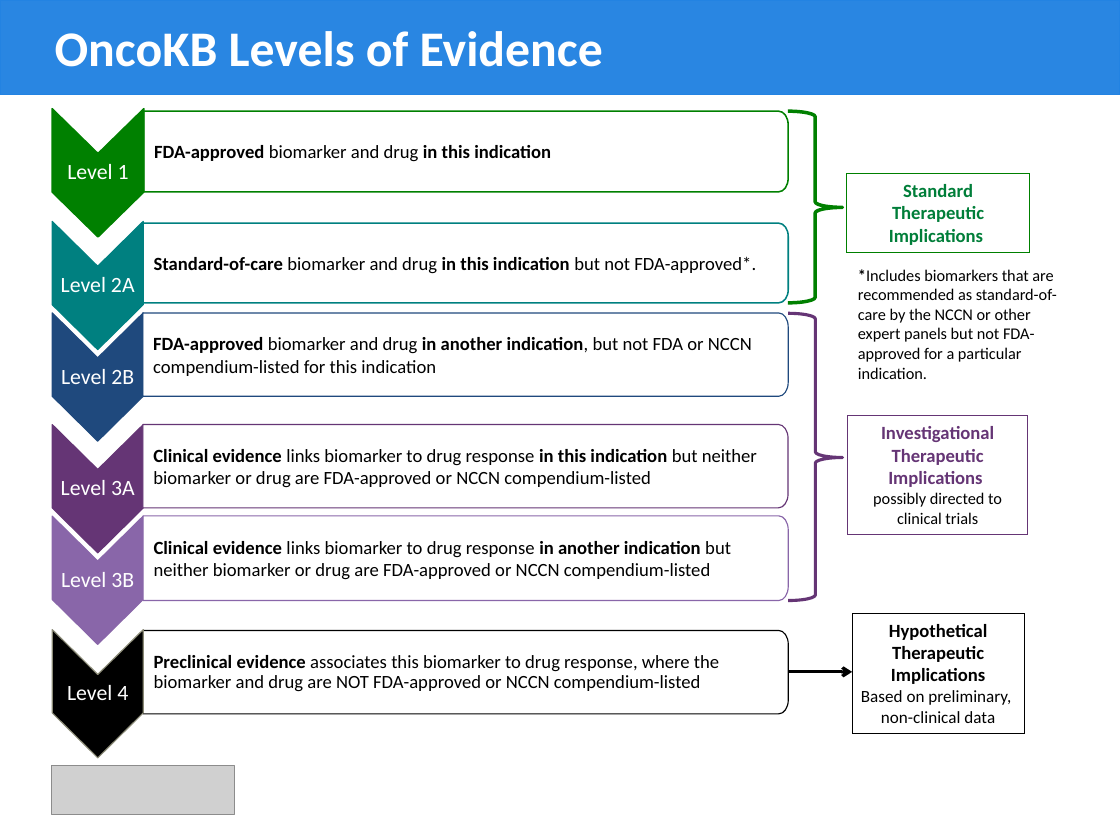
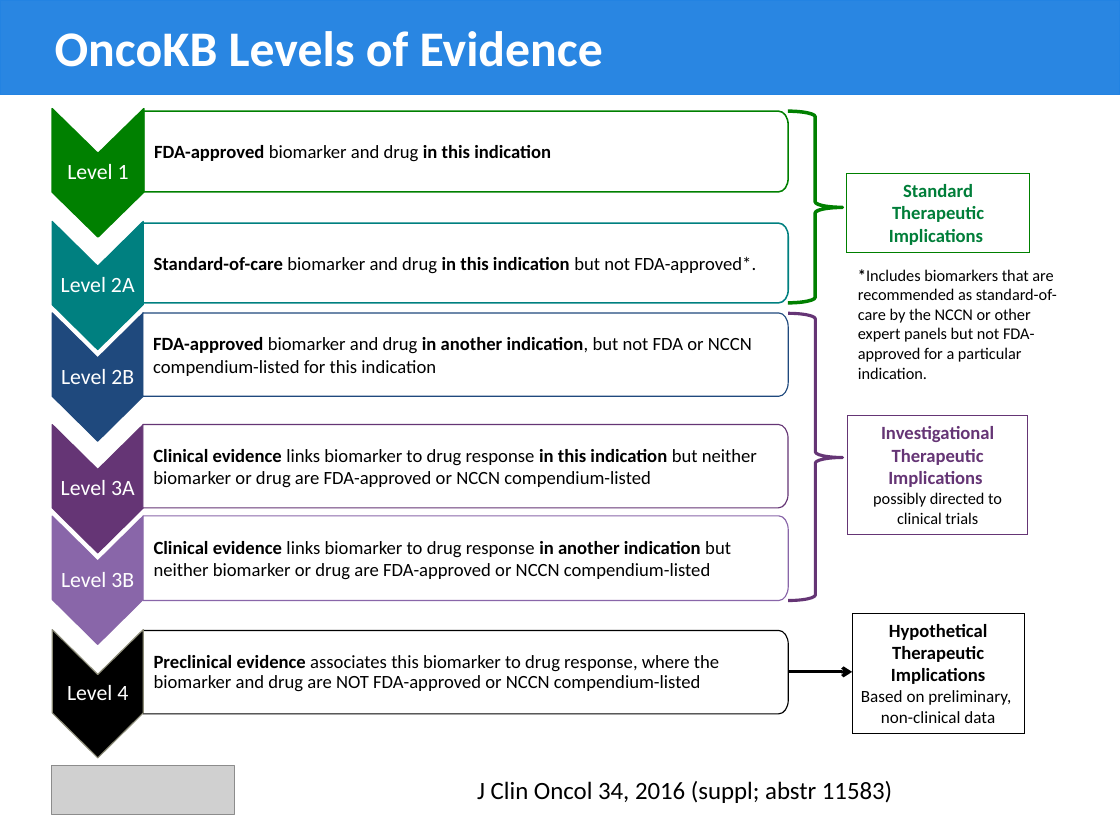
Before and after one commit to oncokb/oncokb-public, a slide deck: slide 1 of app/resources/files/levels.pptx. Drawn at 1120x840 pixels with LibreOffice and Linux fonts; fonts in the diff are those of the drawing; grey boxes stand for pictures; background and template pictures are left out. Boxes give left, top, right and bottom in pixels: in the first picture for what was removed or moved away, otherwise in the second. Text is boxed around its words. In the diff, an @@ line names an element or a change of style, - is before the commit and + after.

Commit message:
Interface update
Add ASCO abstract;
Change license to terms, update the terms content;
Minor interface updates

```diff
--- a/app/resources/files/levels.pptx
+++ b/app/resources/files/levels.pptx
@@ text added at [477,781,892,803], 16 pt, text #000000 @@
+J Clin Oncol 34, 2016 (suppl; abstr 11583)
```
Also in this commit, not shown: 12 other files.
